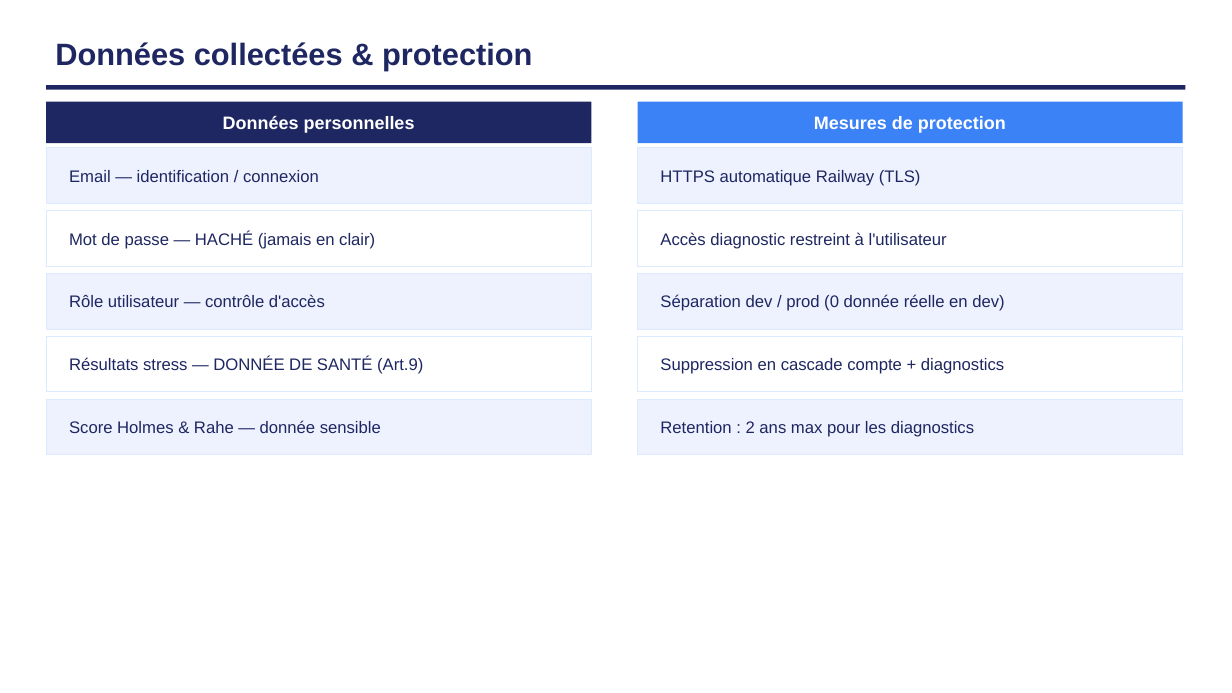
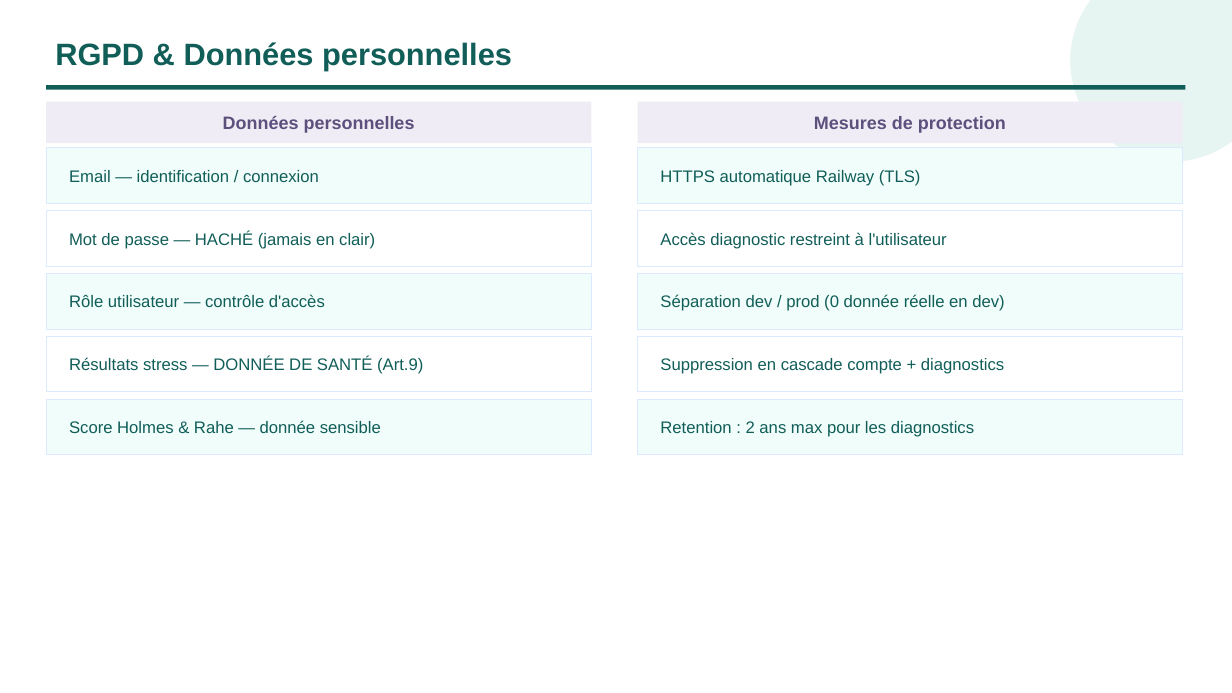
Before and after one commit to Clement-Souil/CesiZen, a slide deck: slide 14 of docs-bloc3/Soutenance_Bloc3_CESIZen.pptx (slide 18 before the commit). Drawn at 1232x693 pixels with LibreOffice and Linux fonts; fonts in the diff are those of the drawing. Boxes give left, top, right and bottom in pixels: in the first picture for what was removed or moved away, otherwise in the second. Text is boxed around its words. In the diff, an @@ line names an element or a change of style, - is before the commit and + after.

```diff
--- a/docs-bloc3/Soutenance_Bloc3_CESIZen.pptx
+++ b/docs-bloc3/Soutenance_Bloc3_CESIZen.pptx
@@ ellipse added at [1070, 0, 1232, 162], fill #0D9488 at 10% opacity @@
@@ text at [55, 42, 512, 71]: text changed; text colour #1E2761 to #115E59 @@
-Données collectées & protection
+RGPD & Données personnelles
@@ rectangle at [46, 85, 1186, 90]: fill #1E2761 to #115E59 @@
@@ text "Données personnelles" at [223, 116, 415, 133]: text colour #FFFFFF to #5C507D @@
@@ rectangle at [46, 102, 592, 143]: fill #1E2761 to #EFECF5 @@
@@ text "Mesures de protection" at [814, 116, 1006, 133]: text colour #FFFFFF to #5C507D @@
@@ rectangle at [638, 102, 1183, 143]: fill #3B82F6 to #EFECF5 @@
@@ fill #EEF2FF to #F0FDFA in 6 elements at [46, 148, 592, 203], [46, 274, 592, 329], [46, 399, 592, 455], [638, 148, 1183, 203], [638, 274, 1183, 329], [638, 399, 1183, 455] @@
@@ text colour #1E2761 to #115E59 in 10 elements at [69, 170, 319, 182], [69, 231, 375, 249], [69, 294, 325, 307], [69, 357, 423, 374], [69, 420, 381, 433], [660, 170, 921, 186], [660, 232, 947, 249], [660, 294, 1004, 311], [660, 358, 1004, 374], [660, 421, 974, 437] @@
```
Also in this commit, not shown: 19 other slides changed, 6 slides removed, 40 other files.
